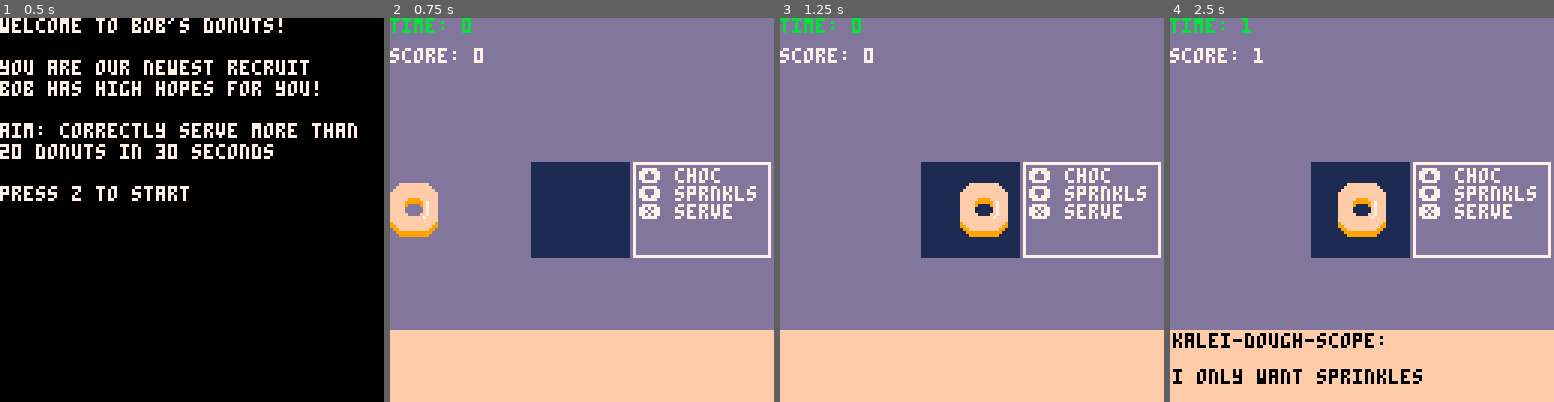
Above: before the commit, frames 1-4 (left to right).
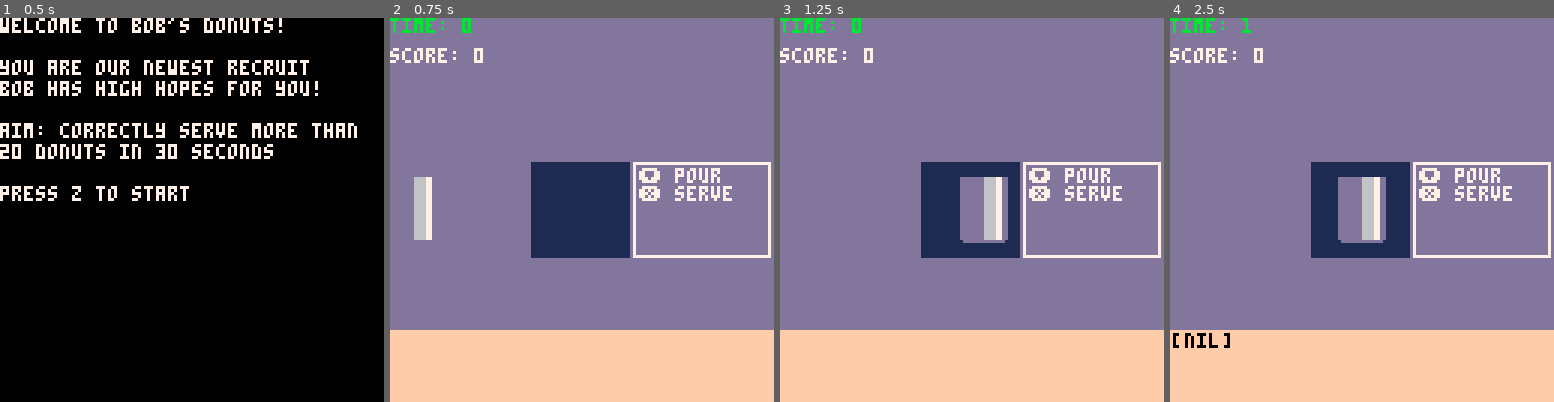
Above: after the commit, the same moments.

Repository: shen-sat/cook
Game: PICO-8 cartridge cook.p8
Two runs of this game, one before a commit and one after it. Both use one fixed random seed, a clock stepped at 60 frames per second and the inputs below.
Inputs:
- Up to frame 1 (0.5 s): tap X (X key) at 0.33 s
- Up to frame 2 (0.75 s): tap O (Z key) at 0.7 s
- Up to frame 3 (1.25 s): tap X (X key) at 1.07 s
- Up to frame 4 (2.5 s): tap O (Z key) at 1.7, 2.1 s; tap X (X key) at 1.85 s; hold Up 2.15-2.42 s

Frame 1 is identical in both runs. In frame 2, 2.5% of the frame differs, in the area x 0-96%, y 39-58%; in frame 3, 2.9%; in frame 4, 4.9%, in the area x 0-96%, y 7-96%.

Commit message:
Beginnings of drawing coke filling up

Diff:
--- a/cook.p8
+++ b/cook.p8
@@ -49,8 +49,8 @@
   score = 0
   timer = 0
 
-  -- food = make_coke()
-  food = make_donut()
+  food = make_coke()
+  -- food = make_donut()
   food:assign_order()
 
   game.update = level_update
@@ -119,8 +119,21 @@
     draw = function(self)
       spr(1,self.x,self.y,1,3)
       spr(1,self.x + (self.width/2),self.y,1,3,true,false)
-      rectfill(self.x + 8,self.y + 1,self.x + 8 + 3,self.y + 3 + 18,6)
-      rectfill(self.x + 8 + 3 + 1,self.y + 1,self.x + 8 + 3 + 2,self.y + 3 + 18,7)
+      rectfill(self.x + 8,self.y + 1,self.x + 8 + 3,self.y + 3 + 18,6) -- shine
+      rectfill(self.x + 8 + 3 + 1,self.y + 1,self.x + 8 + 3 + 2,self.y + 3 + 18,7) -- shine
+      if self.attrs.fill > 0 then
+       rectfill(self.x,self.y + 16,self.x + 7,self.y + 3 + 18,2) -- first fill
+      end
+      if self.attrs.fill > 1 then
+       rectfill(self.x,self.y + 11,self.x + 7,self.y + 3 + 18,2) -- 2nd fill
+      end
+      if self.attrs.fill > 2 then
+       rectfill(self.x,self.y + 6,self.x + 7,self.y + 3 + 18,2) -- 3th fill
+      end
+      if self.attrs.fill > 3 then
+       rectfill(self.x,self.y + 1,self.x + 7,self.y + 3 + 18,2) -- 4th fill
+       line(self.x,self.y,self.x + 15,self.y,15)
+      end
     end,
     instructions = {
       down = '⬇️ pour'
